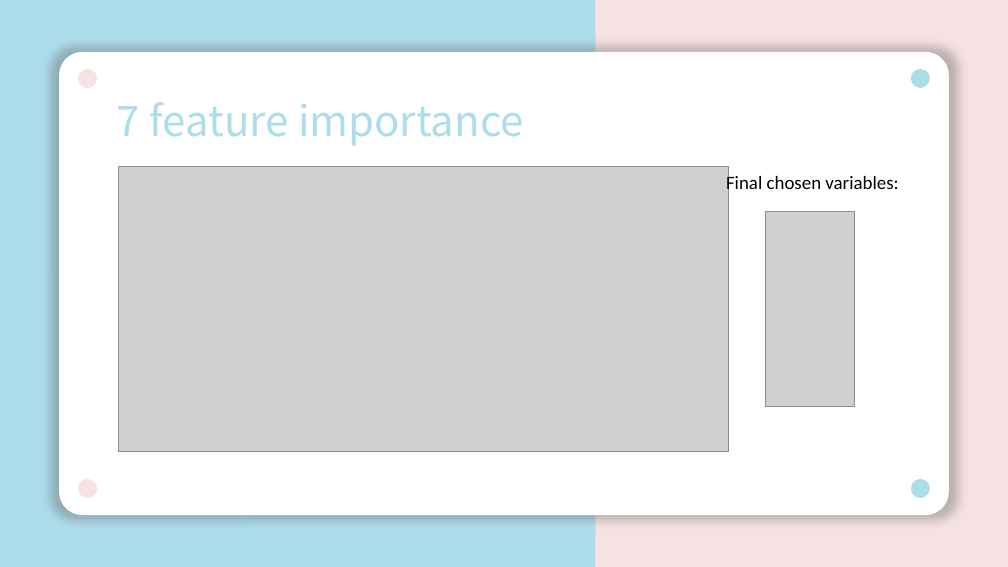
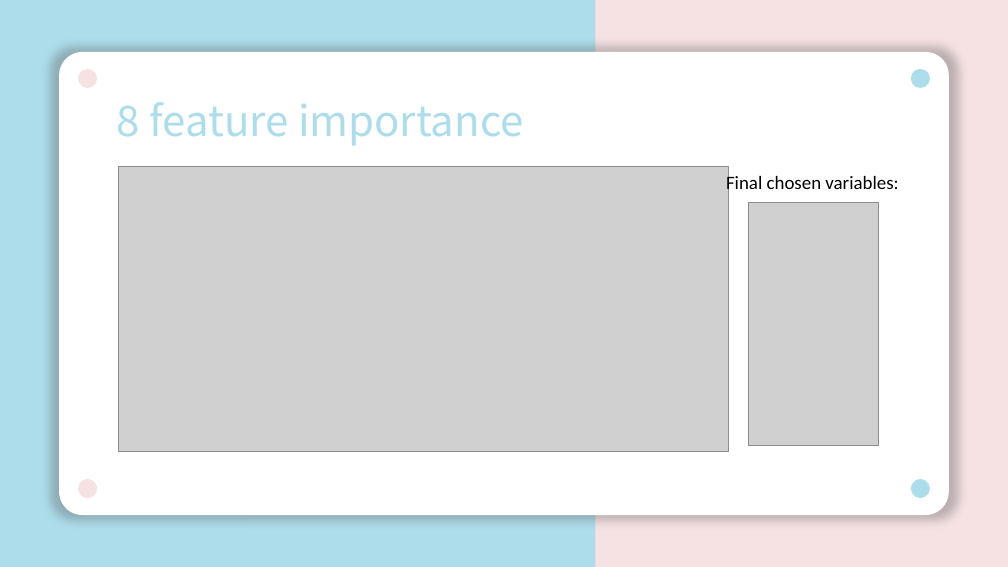
Before and after one commit to unclestay/ESILV---Python-for-data-analysis---devoir-2020, a slide deck: slide 9 of pythonProject.pptx (slide 8 before the commit). Drawn at 1008x567 pixels with LibreOffice and Linux fonts; fonts in the diff are those of the drawing; grey boxes stand for pictures. Boxes give left, top, right and bottom in pixels: in the first picture for what was removed or moved away, otherwise in the second. Text is boxed around its words. In the diff, an @@ line names an element or a change of style, - is before the commit and + after.

```diff
--- a/pythonProject.pptx
+++ b/pythonProject.pptx
@@ text at box(117, 102, 524, 146): text changed @@
-7 feature importance
+8 feature importance
@@ picture at box(749, 203, 879, 446): rotation 0 to 90 degrees @@
```
Also in this commit, not shown: 7 other slides changed.
